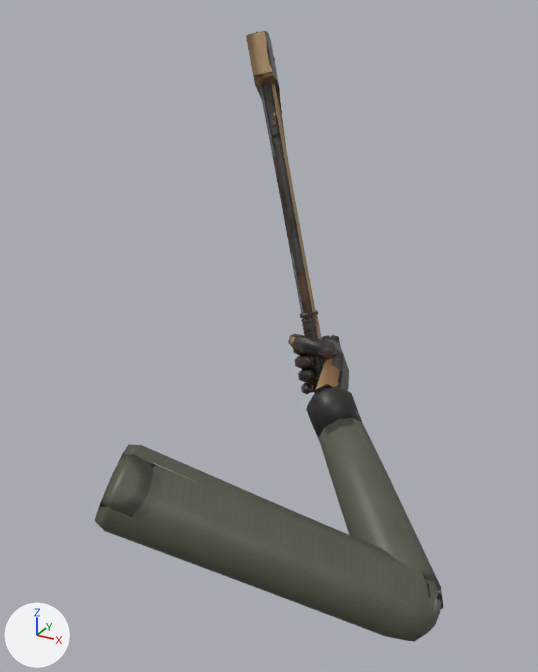
Two versions of the glTF model games/shooters_edge/content/models/view/axe/axe.glb, one commit apart.
Before and after are seen from a camera (50 mm lens) standing at (0.413, -0.865, 0.474) and looking at (0.027, -0.162, 0.123). Lighting does not change. The marker at lower left points along +X, +Y and +Z. The older version comes first. Where no turn or scale is listed for an object, it has been applied to the vertices. Vertices at exactly the same position are counted once.

In view in the first picture: 'axe', 'axe.hand_r', 'axe.hand_r_fore', 'axe.hand_r_upper'.
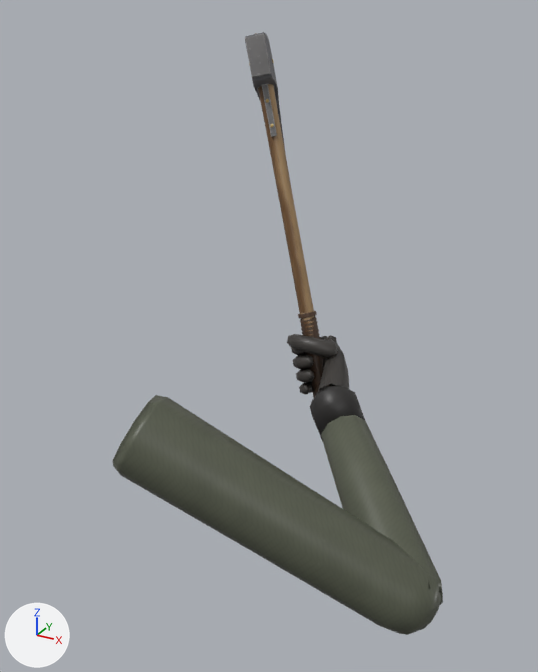
ob_axe_torso is not drawn itself; it is the parent of ob_axe_hand_r_upper.

Boxes (x1, y1, x2, y2) around the edits, measured in the pictures (538 x 672 px):
'axe.hand_r_upper', moved, turned: before (95, 444, 441, 642); after (112, 395, 441, 635)
'axe.hand_r_fore', moved, turned: before (306, 386, 443, 610); after (310, 385, 443, 606)
'axe', moved: before (246, 31, 325, 393); after (245, 32, 329, 397)
'axe.hand_r', surface changed, moved, turned: before (288, 334, 349, 394); after (287, 334, 349, 394)

The change, as a list of edits to the scene's bpy script:
```text
Change me_axe:
    used by ob_axe; location = (-0.026, -0.386, 0.029)
    remove me_axe.from_pydata(...)  # 2548 vertices, 5088 faces; spans x -0.135..0.09, y 0.336..0.552, z -0.089..0.42
    add me_axe.from_pydata(...)  # 2548 vertices, 5088 faces; spans x -0.139..0.087, y 0.298..0.514, z -0.131..0.377
    me_axe part 1: the whole mesh is moved by (-0.003, -0.038, -0.042)
Change me_axe_hand_r:
    where me_axe_hand_r.from_pydata(...)  # 261 vertices, 488 faces; spans x -0.0385..0.062, y -0.002..0.1181, z -0.0218..0.0542
    used by ob_axe_hand_r; parent = ob_axe_hand_r_fore; location = (0.0, 0.27, 0.0); rotation_euler = (-0.332, 0.0000115, 0.345), in degrees (-19, 0, 20)
    me_axe_hand_r part 2: texture (UV) coordinates of 488 of 488 faces, centred in x -0.0351..0.0612, y 0.0118..0.1168, z -0.0211..0.0517, changed; they spanned u 0.0..0.98, v 0.29..0.96 and now span u 0.0..0.99, v 0.29..0.95
Change ob_axe_torso:
    ob_axe_torso.location: (-0.216, -0.369, 0.0245) -> (-0.216, -0.329, 0.0645)
Change ob_axe:
    ob_axe.location: (-0.026, -0.386, 0.029) -> (-0.026, -0.346, 0.069)
Change ob_axe_hand_r_upper:
    ob_axe_hand_r_upper.rotation_euler: (-0.534, -0.748, -0.767) -> (-0.683, -0.743, -0.786)  # degrees (-31, -43, -44) -> degrees (-39, -43, -45)
Change ob_axe_hand_r_fore:
    ob_axe_hand_r_fore.rotation_euler: (2.238, -0.169, -0.5) -> (2.374, -0.173, -0.516)  # degrees (128, -9.7, -29) -> degrees (136, -10, -30)
Change ob_axe_hand_r:
    ob_axe_hand_r.rotation_euler: (-0.332, 0.0000115, 0.345) -> (-0.244, 0.0000146, 0.277)  # degrees (-19, 0, 20) -> degrees (-14, 0, 16)
```
